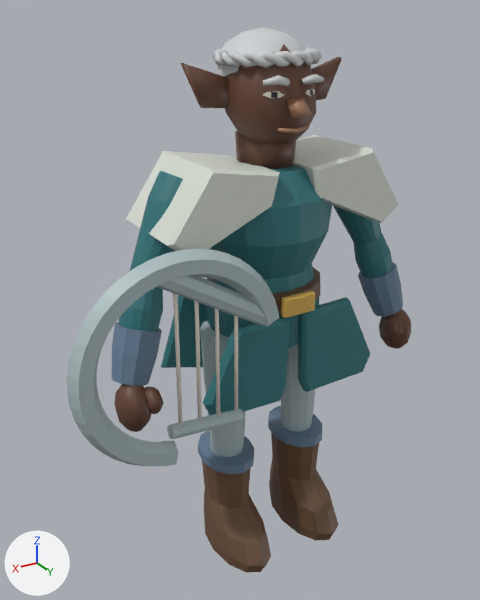
An edit to the FBX model exports/heroes/wc_u_elf_priest/SK_wc_u_elf_priest.fbx, drawn before and after from the same camera.
The view is the same before and after, from a camera (50 mm lens) standing at (1.175, 1.798, 1.894) and looking at (0.101, 0.008, 0.999). The lights are fixed; the arrows at lower left show +X, +Y and +Z. The older version comes first. Where no turn or scale is listed for an object, it has been applied to the vertices.

The scene before the commit, as lines of its bpy script (objects in view):
```python
me_wc_tailoredgeometry_004 = bpy.data.meshes.new('WC_TailoredGeometry.004')
me_wc_tailoredgeometry_004.from_pydata(...)  # 2402 vertices, 2102 faces; spans x -0.6..0.78, y -0.2..0.29, z 0.02..1.86
me_wc_tailoredgeometry_004.materials.append(mat_m_wc_u_elf_priest)
ob_sk_wc_u_elf_priest = bpy.data.objects.new('SK_wc_u_elf_priest', me_wc_tailoredgeometry_004)
ob_sk_wc_u_elf_priest.location = (0.0, 0.0, 0.0)
```
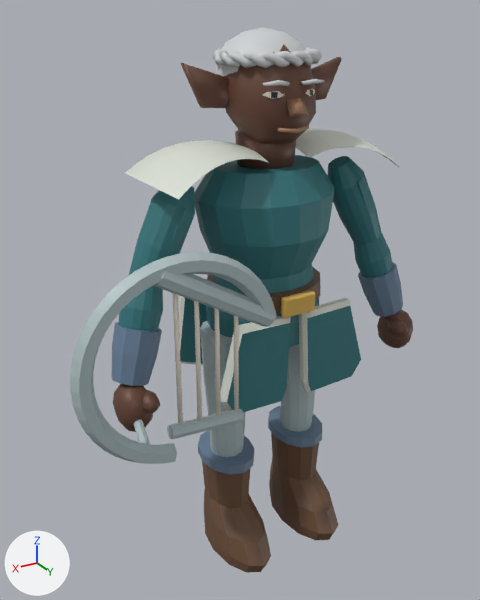
Where the change shows, as pixel boxes (x1, y1, x2, y2) in the pictures (480 x 600 px; the box of a moved part takes in the faces that stretch with it):
```json
{"object": "SK_wc_u_elf_priest", "change": "reshaped", "before": [67, 27, 411, 573], "after": [70, 27, 413, 573]}
{"part": 1, "of": "me_wc_tailoredgeometry_004", "change": "added", "after": [134, 419, 150, 444], "on screen": "mostly hidden"}
{"part": 2, "of": "me_wc_tailoredgeometry_004", "change": "added", "after": [295, 129, 399, 167]}
{"part": 3, "of": "me_wc_tailoredgeometry_004", "change": "added", "after": [125, 140, 268, 200]}
{"part": 4, "of": "me_wc_tailoredgeometry_004", "change": "moved or reshaped", "before": [67, 74, 411, 466], "after": [70, 79, 413, 464]}
{"part": 5, "of": "me_wc_tailoredgeometry_004", "change": "moved or reshaped", "before": [161, 296, 208, 368], "after": [175, 296, 208, 365]}
{"part": 6, "of": "me_wc_tailoredgeometry_004", "change": "surface changed", "before": [161, 296, 370, 415], "after": [175, 296, 358, 411]}
```

Edits to the scene script, one JSON object a line:
```json
{"block": "me_wc_tailoredgeometry_004", "where": "# used by ob_sk_wc_u_elf_priest; location = (0.0, 0.0, 0.0)"}
{"op": "remove", "block": "me_wc_tailoredgeometry_004", "code": "me_wc_tailoredgeometry_004.from_pydata(...)  # 2402 vertices, 2102 faces; spans x -0.6..0.78, y -0.2..0.29, z 0.02..1.86"}
{"op": "add", "block": "me_wc_tailoredgeometry_004", "code": "me_wc_tailoredgeometry_004.from_pydata(...)  # 2630 vertices, 2326 faces; spans x -0.6..0.78, y -0.2..0.29, z 0.02..1.86"}
{"block": "me_wc_tailoredgeometry_004", "change": "me_wc_tailoredgeometry_004 part 1: the loose piece of 16 vertices spanning x 0.25..0.5, y 0.24..0.28, z 0.7..0.77 is copied, and the copy is multiplied about its middle by the matrix ((0.11, 0.682, 0.01), (0.659, -0.103, -0.181), (-0.177, 0.038, -0.667)), then moved by (0.19, -0.08, 0.01); it spans x 0.53..0.59, y 0.1..0.26, z 0.7..0.79"}
{"block": "me_wc_tailoredgeometry_004", "change": "me_wc_tailoredgeometry_004 part 2: a new loose piece of 126 vertices spanning x -0.45..-0.07, y -0.2..0.19, z 1.43..1.54, in mat_m_wc_u_elf_priest"}
{"block": "me_wc_tailoredgeometry_004", "change": "me_wc_tailoredgeometry_004 part 3: a new loose piece of 126 vertices spanning x 0.07..0.45, y -0.2..0.19, z 1.43..1.54, in mat_m_wc_u_elf_priest"}
{"block": "me_wc_tailoredgeometry_004", "change": "me_wc_tailoredgeometry_004 part 4: 494 vertices moved from x -0.59..0.78, y -0.08..0.29, z 0.64..1.74 to x -0.59..0.78, y -0.07..0.29, z 0.64..1.72; 44 vertices removed from x -0.43..0.43, y -0.15..0.26, z 0.73..1.5; 4 vertices added at x 0.27..0.4, y 0.25, z 0.73..1.21"}
{"block": "me_wc_tailoredgeometry_004", "change": "me_wc_tailoredgeometry_004 part 5: 4 vertices moved from x 0.32..0.33, y -0.18..-0.15, z 0.72..0.73 to x 0.26..0.27, y -0.19..-0.16, z 0.72..0.73"}
{"block": "me_wc_tailoredgeometry_004", "change": "me_wc_tailoredgeometry_004 part 6: 58 kept faces spanning x -0.29..0.29, y -0.19..0.22, z 0.64..1.02 get new texture (UV) coordinates"}
{"block": "me_wc_tailoredgeometry_004", "change": "other edits to the shape of me_wc_tailoredgeometry_004 do not show in these pictures"}
```
